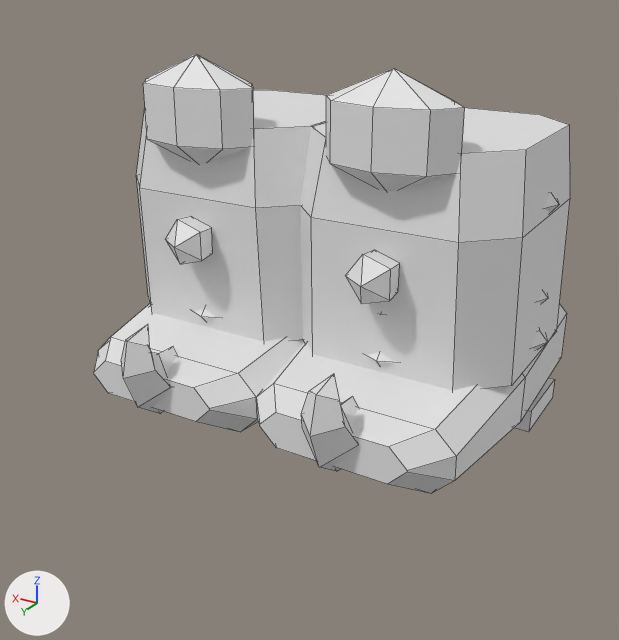
The FBX model roblox/art/armor/shoes_tier4_legendary.fbx: old version first, new version second.
The view is the same before and after, from a 50 mm camera at (-2.05, 3.78, -1.61) aimed at (-0.06, 0.46, -3.27). Every picture has the same lights, and +X, +Y and +Z are marked at lower left. The picture after the commit comes second. Mesh edges are drawn as thin lines. Where no turn or scale is listed for an object, it has been applied to the vertices.

Objects in the first picture: 'Boot_L', 'Boot_R', 'Greave_L', 'Greave_L_Glow', 'Greave_L_Trim', 'Greave_R', 'Greave_R_Glow' and 2 more.
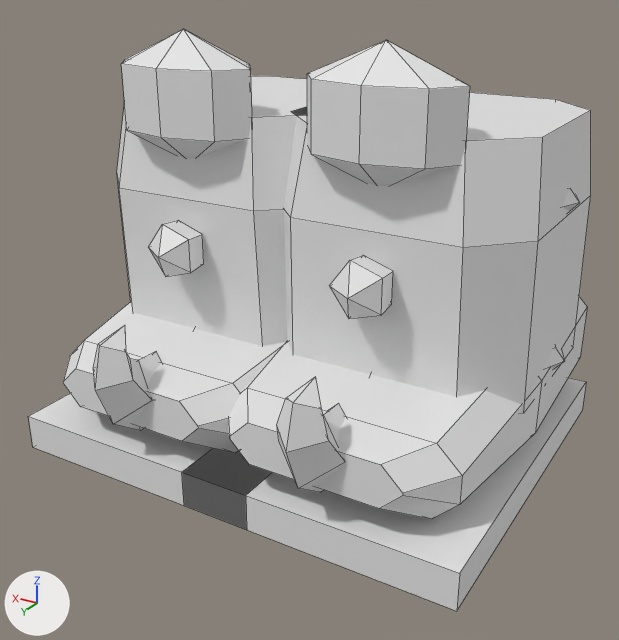
Diff of the bpy script that builds the scene:
```diff
--- a/roblox/art/armor/shoes_tier4_legendary.fbx.py
+++ b/roblox/art/armor/shoes_tier4_legendary.fbx.py
@@ me_greave_r @@
-me_greave_r.from_pydata(...)  # 42 vertices, 42 faces; spans x -0.56..0.56, y -0.53..0.713, z -0.6..0.76
+me_greave_r.from_pydata(...)  # 42 vertices, 42 faces; spans x -0.644..0.644, y -0.61..0.82, z -0.69..0.874
+# me_greave_r part 6: the whole mesh is scaled about the mesh origin by 1.15
 me_greave_r.materials.append(mat_shoes_tier4_legendary_greave_r)
@@ me_greave_r_glow @@
-me_greave_r_glow.from_pydata(...)  # 12 vertices, 15 faces; spans x -0.097..0.12, y 0.5..0.78, z -0.214..0.014
+me_greave_r_glow.from_pydata(...)  # 12 vertices, 15 faces; spans x -0.112..0.138, y 0.575..0.897, z -0.246..0.016
+# me_greave_r_glow part 5: the whole mesh is scaled about the mesh origin by 1.15
 me_greave_r_glow.materials.append(mat_shoes_tier4_legendary_greave_r_glow)
@@ me_boot_l @@
-me_boot_l.from_pydata(...)  # 57 vertices, 49 faces; spans x -0.57..0.57, y -0.55..1.19, z -0.35..0.34
+me_boot_l.from_pydata(...)  # 65 vertices, 55 faces; spans x -0.68..0.68, y -0.66..1.37, z -0.44..0.39
+# me_boot_l part 1: the loose piece of 32 vertices spanning x -0.57..0.57, y -0.55..1.03, z -0.22..0.27 is scaled about the mesh origin by 1.15
+# me_boot_l part 2: a new loose piece, a box spanning x -0.68..0.68, y -0.66..1.21, z -0.44..-0.25, in mat_shoes_tier4_legendary_boot_l (white #e7e7e7)
+# me_boot_l part 3: the loose piece of 17 vertices spanning x -0.17..0.17, y 0.83..1.19, z -0.16..0.34 is scaled about the mesh origin by 1.15
+# me_boot_l part 4: the loose piece of 8 vertices spanning x -0.53..0.53, y -0.55..-0.13, z -0.35..-0.23 is deleted
+# other edits to the shape of me_boot_l do not show in these pictures
 me_boot_l.materials.append(mat_shoes_tier4_legendary_boot_l)
@@ me_greave_l_glow @@
-me_greave_l_glow.from_pydata(...)  # 12 vertices, 15 faces; spans x -0.097..0.12, y 0.5..0.78, z -0.214..0.014
+me_greave_l_glow.from_pydata(...)  # 12 vertices, 15 faces; spans x -0.112..0.138, y 0.575..0.897, z -0.246..0.016
+# me_greave_l_glow part 11: the whole mesh is scaled about the mesh origin by 1.15
 me_greave_l_glow.materials.append(mat_shoes_tier4_legendary_greave_l_glow)
@@ me_greave_l_trim @@
-me_greave_l_trim.from_pydata(...)  # 48 vertices, 36 faces; spans x -0.583..0.583, y -0.583..0.583, z -0.35..0.2
+me_greave_l_trim.from_pydata(...)  # 24 vertices, 18 faces; spans x -0.671..0.671, y -0.671..0.671, z 0.115..0.23
+# me_greave_l_trim part 12: the loose piece of 24 vertices spanning x -0.583..0.583, y -0.583..0.583, z 0.1..0.2 is scaled about the mesh origin by 1.15
+# me_greave_l_trim part 13: the loose piece of 24 vertices spanning x -0.583..0.583, y -0.583..0.583, z -0.35..-0.25 is deleted
 me_greave_l_trim.materials.append(mat_shoes_tier4_legendary_greave_l_trim)
@@ me_boot_r @@
-me_boot_r.from_pydata(...)  # 57 vertices, 49 faces; spans x -0.57..0.57, y -0.55..1.19, z -0.35..0.34
+me_boot_r.from_pydata(...)  # 65 vertices, 55 faces; spans x -0.68..0.68, y -0.66..1.37, z -0.44..0.39
+# me_boot_r part 8: the loose piece of 32 vertices spanning x -0.57..0.57, y -0.55..1.03, z -0.22..0.27 is scaled about the mesh origin by 1.15
+# me_boot_r part 9: a new loose piece, a box spanning x -0.68..0.68, y -0.66..1.21, z -0.44..-0.25, in mat_shoes_tier4_legendary_boot_r (white #e7e7e7)
+# me_boot_r part 10: the loose piece of 17 vertices spanning x -0.17..0.17, y 0.83..1.19, z -0.16..0.34 is scaled about the mesh origin by 1.15
+# other edits to the shape of me_boot_r do not show in these pictures
 me_boot_r.materials.append(mat_shoes_tier4_legendary_boot_r)
@@ me_greave_l @@
-me_greave_l.from_pydata(...)  # 42 vertices, 42 faces; spans x -0.56..0.56, y -0.53..0.713, z -0.6..0.76
+me_greave_l.from_pydata(...)  # 42 vertices, 42 faces; spans x -0.644..0.644, y -0.61..0.82, z -0.69..0.874
+# me_greave_l part 7: the whole mesh is scaled about the mesh origin by 1.15
 me_greave_l.materials.append(mat_shoes_tier4_legendary_greave_l)
```

Changed parts and their boxes (x1, y1, x2, y2) in the pictures (619 x 640 px; the box of a moved part takes in the faces that stretch with it):
'Greave_L', rescaled (14% wider, 16% taller)
    before: (300, 68, 570, 390)
    after: (284, 40, 591, 414)
'Boot_L', reshaped (30% wider, 65% taller)
    before: (256, 304, 567, 494)
    after: (182, 297, 587, 611)
'Greave_R', rescaled
    before: (136, 54, 326, 342)
    after: (117, 29, 307, 346)
'Boot_R', reshaped
    before: (94, 304, 304, 432)
    after: (28, 302, 288, 530)
'Greave_L_Glow', moved, rescaled (14% wider, 18% taller)
    before: (345, 250, 400, 304)
    after: (330, 255, 393, 319)
'Greave_R_Glow', moved, rescaled (14% wider, 18% taller)
    before: (165, 216, 213, 264)
    after: (149, 220, 204, 277)
'Greave_L_Trim', reshaped (mostly hidden)
    before: (538, 193, 559, 303)
    after: (563, 188, 580, 211)
part 1 of me_boot_l, moved or reshaped
    before: (256, 304, 567, 494)
    after: (228, 297, 587, 519)
part 2 of me_boot_l, added
    after: (182, 378, 586, 611)
part 3 of me_boot_l, moved or reshaped
    before: (301, 374, 359, 471)
    after: (277, 377, 346, 492)
part 4 of me_boot_l, deleted
    before: (514, 378, 555, 432)
part 8 of me_boot_r, moved or reshaped
    before: (94, 304, 304, 432)
    after: (63, 302, 288, 453)
part 9 of me_boot_r, added
    after: (28, 393, 272, 530)
part 10 of me_boot_r, moved or reshaped
    before: (121, 324, 178, 413)
    after: (93, 325, 162, 430)
part 12 of me_greave_l_trim, moved or reshaped (mostly hidden)
    before: (545, 193, 559, 212)
    after: (563, 188, 580, 211)
part 13 of me_greave_l_trim, deleted (mostly hidden)
    before: (538, 291, 548, 303)
